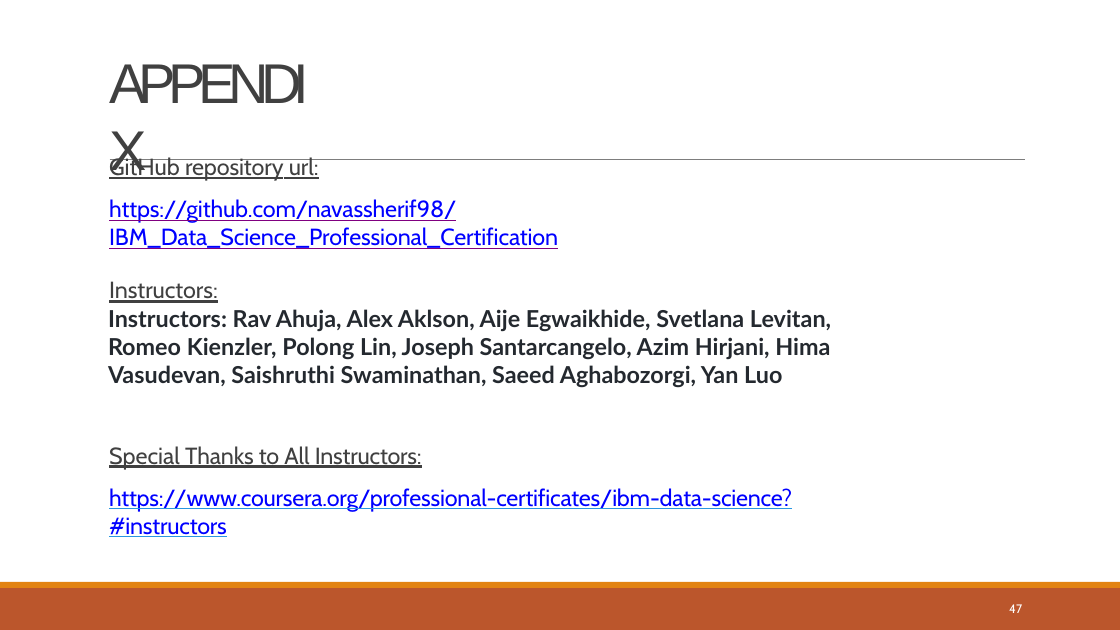
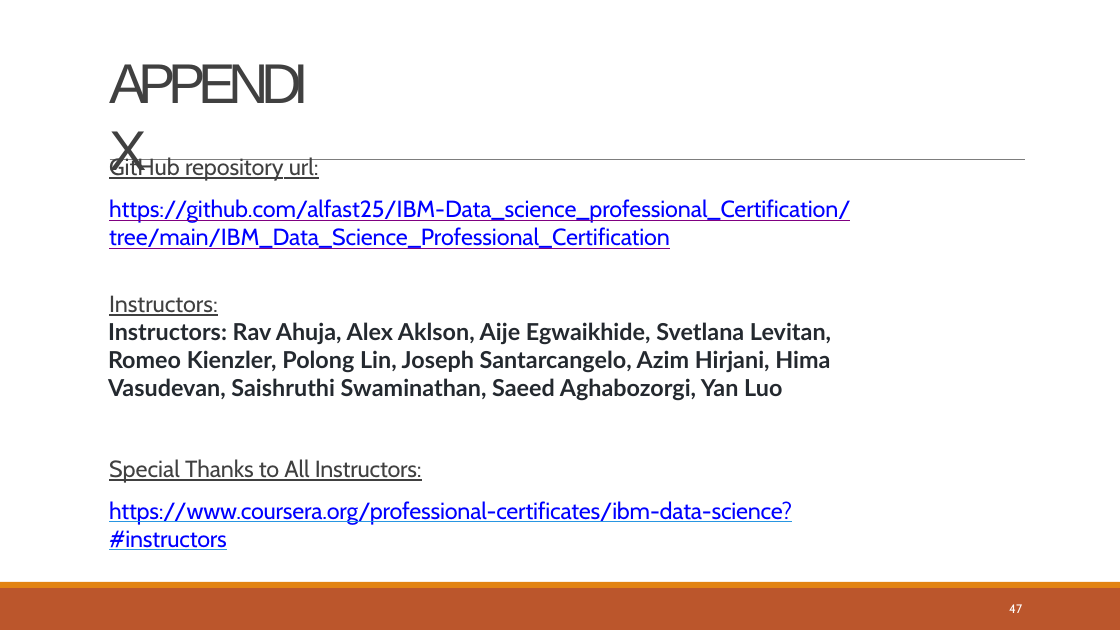
Before and after one commit to alfast25/IBM-Data_science_professional_Certification, a slide deck: slide 47 of IBM_Data_Science_Professional_Certification/10.Applied_Data_Science_Capstone/Week 5 Present Your Data-Driven Insights/Data Science Journey.pptx. Drawn at 1120x630 pixels with LibreOffice and Linux fonts; fonts in the diff are those of the drawing. Boxes give left, top, right and bottom in pixels: in the first picture for what was removed or moved away, otherwise in the second. Text is boxed around its words. In the diff, an @@ line names an element or a change of style, - is before the commit and + after.

```diff
--- a/IBM_Data_Science_Professional_Certification/10.Applied_Data_Science_Capstone/Week 5 Present Your Data-Driven Insights/Data Science Journey.pptx
+++ b/IBM_Data_Science_Professional_Certification/10.Applied_Data_Science_Capstone/Week 5 Present Your Data-Driven Insights/Data Science Journey.pptx
@@ text at box(109, 199, 851, 249): text changed @@
-https://github.com/navassherif98/IBM_Data_Science_Professional_Certification
+https://github.com/alfast25/IBM-Data_science_professional_Certification/tree/main/IBM_Data_Science_Professional_Certification
```
Also in this commit, not shown: 9 other slides changed.
